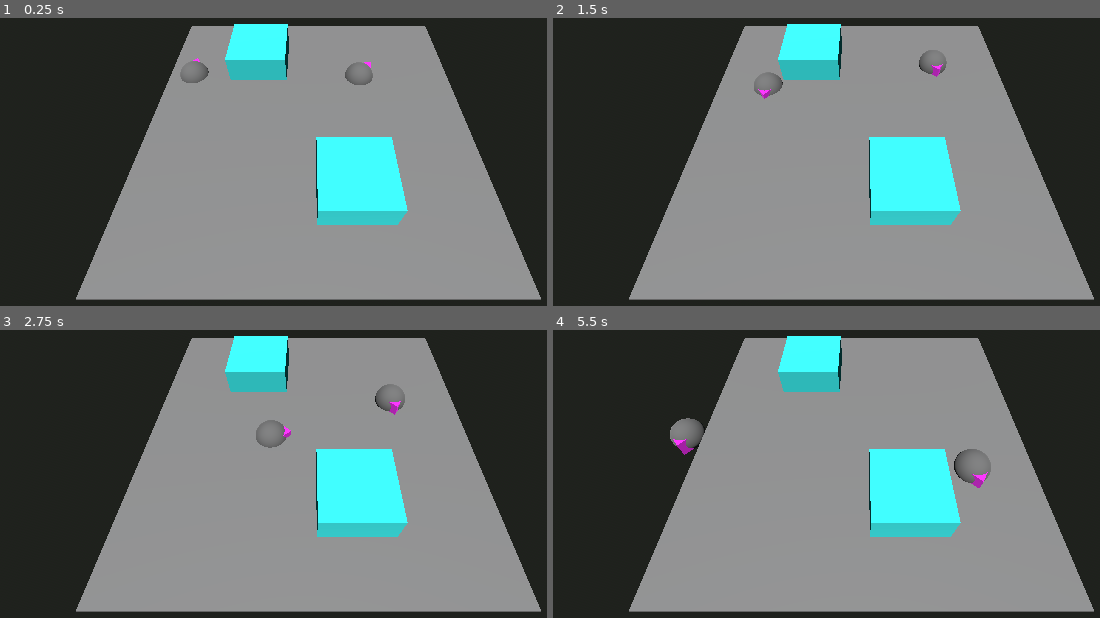
Above: before the commit, frames 1-4 (two rows, left to right).
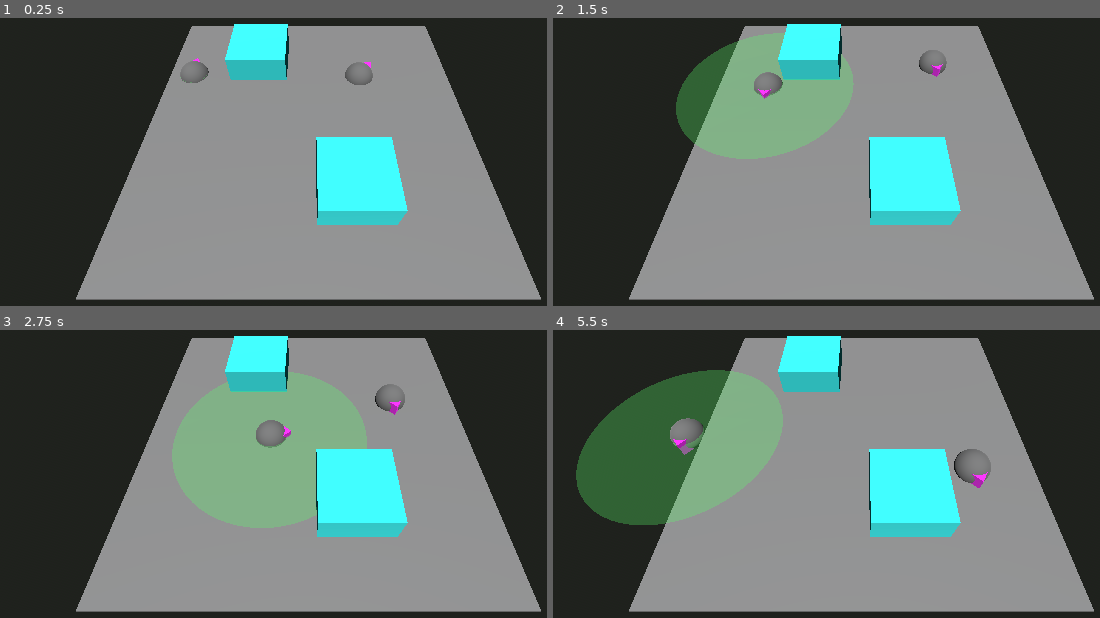
Above: after the commit, the same moments.

Repository: bruom/Gatinhos
Game: Godot game, scene res://Scenes/main.tscn
The game is run twice, just before and just after one commit, with the same random seed, the same clock (stepped at 60 frames per second) and the same inputs.
Inputs:
- Up to frame 1 (0.25 s): no input
- Up to frame 2 (1.5 s): hold D (Right) 0.53-1.28 s; hold S (Backward) from 1.28 s (still down)
- Up to frame 3 (2.75 s): release S (Backward) at 2.03 s; hold D (Right) from 2.03 s (still down)
- Up to frame 4 (5.5 s): release D (Right) at 2.78 s; hold W (Forward) 2.78-3.53 s; hold A (Left) 3.53-5.03 s; hold S (Backward) from 5.03 s (still down)

The runs differ from the first frame. In frame 1, less than 0.1% of the frame differs, in the area x 32-38%, y 19-23%; in frame 2, 9.0%; in frame 3, 13%; in frame 4, 15%, in the area x 4-43%, y 13-68%.

Commit message:
Basic implementation of enemy hearing stuff

Diff:
--- a/Scenes/player.tscn
+++ b/Scenes/player.tscn
@@ -1,9 +1,21 @@
-[gd_scene load_steps=3 format=3 uid="uid://nkh8gcim1mk4"]
+[gd_scene load_steps=5 format=3 uid="uid://nkh8gcim1mk4"]
 
 [ext_resource type="Script" path="res://Scripts/player.gd" id="1_keg1m"]
 [ext_resource type="PackedScene" uid="uid://bavl8tqj08fh1" path="res://Scenes/cat.tscn" id="2_obngv"]
+
+[sub_resource type="StandardMaterial3D" id="StandardMaterial3D_iw5l2"]
+transparency = 1
+albedo_color = Color(0.345098, 1, 0.403922, 0.294118)
+
+[sub_resource type="CylinderMesh" id="CylinderMesh_7s172"]
+material = SubResource("StandardMaterial3D_iw5l2")
+height = 0.001
 
 [node name="Player" type="CharacterBody3D"]
 script = ExtResource("1_keg1m")
 
 [node name="cat" parent="." instance=ExtResource("2_obngv")]
+
+[node name="sound_debug" type="MeshInstance3D" parent="."]
+transform = Transform3D(1, 0, 0, 0, 1, 0, 0, 0, 1, 2.08165e-12, 0.1, 2.08165e-12)
+mesh = SubResource("CylinderMesh_7s172")
--- a/Scripts/enemy.gd
+++ b/Scripts/enemy.gd
@@ -31,6 +31,9 @@
 	if enemy_state == EnemyState.ALERT:
 		nav_agent.target_position = target.global_position
 	elif enemy_state == EnemyState.IDLE:
+		if can_hear_player():
+			enemy_state = EnemyState.ALERT
+			mesh_instance.set_surface_override_material(0, alert_material)
 		if can_see_player():
 			enemy_state = EnemyState.ALERT
 			mesh_instance.set_surface_override_material(0, alert_material)
@@ -40,6 +43,19 @@
 		if next_patrol_position != null:
 			nav_agent.target_position = next_patrol_position
 
+
+#sound array is Array[[origin: Vector3, radius: float]]
+func check_for_sounds(sound_array):
+	for sound in sound_array:
+		if global_position.distance_squared_to(sound[0]) < sound[1] * sound[1]:
+			print("i hear you")
+
+
+func can_hear_player() -> bool:
+	if target != null:
+		if global_position.distance_to(target.global_position) < target.current_sound_radius:
+			return true
+	return false
 
 func has_arrived_at_waypoint(waypoint: Vector3) -> bool:
 	return waypoint.distance_squared_to(global_position) < 0.3
--- a/Scripts/player.gd
+++ b/Scripts/player.gd
@@ -1,10 +1,19 @@
 extends CharacterBody3D
 
+@onready var sound_debug: MeshInstance3D = $sound_debug
+
 @export var speed: float = 1.0
+@export var sound_radius: float = 3.0
+var current_sound_radius: float = 0.0
 
 func _process(delta):
 	var direciton: Vector2 = Input.get_vector("Left", "Right", "Forward", "Backward")
 	velocity = Vector3(direciton.x, 0.0, direciton.y).normalized() * speed
 	if velocity != Vector3.ZERO:
+		current_sound_radius = sound_radius
 		look_at(global_position + velocity)
 		move_and_slide()
+	else:
+		current_sound_radius = 0.0
+
+	sound_debug.mesh.bottom_radius = current_sound_radius
Not shown: 1 places in Scenes/level.tscn that only renumber resources
Not shown: 1 places in Scenes/main.tscn that only renumber resources
